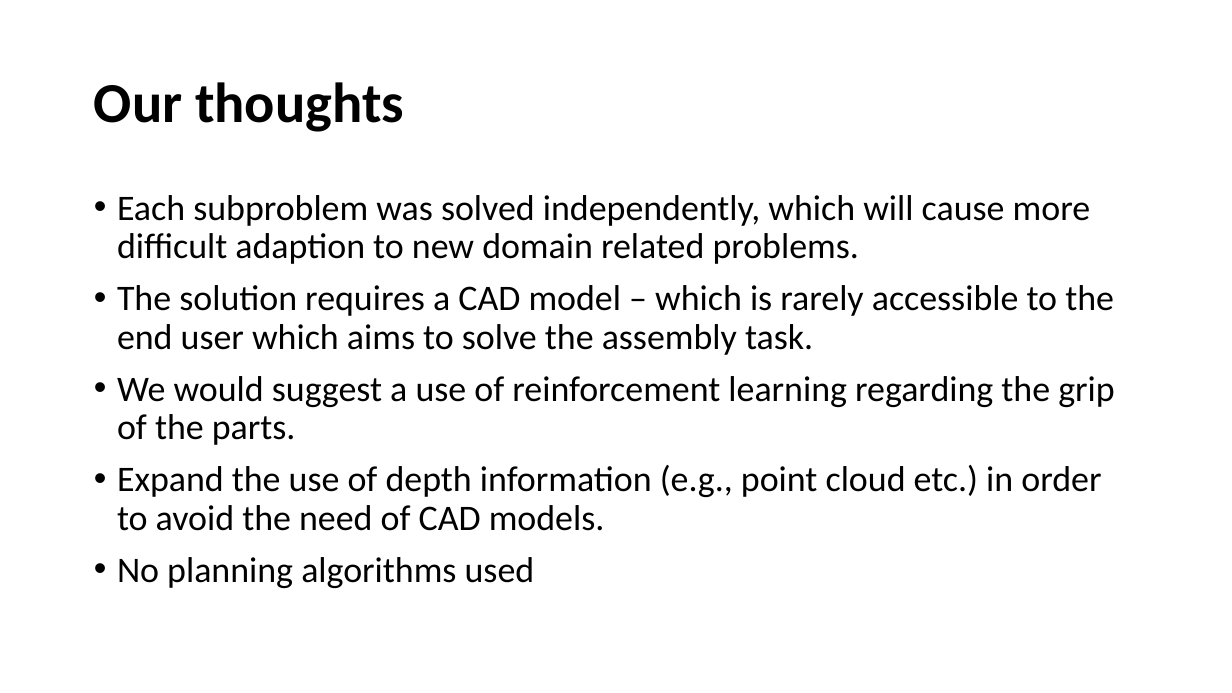
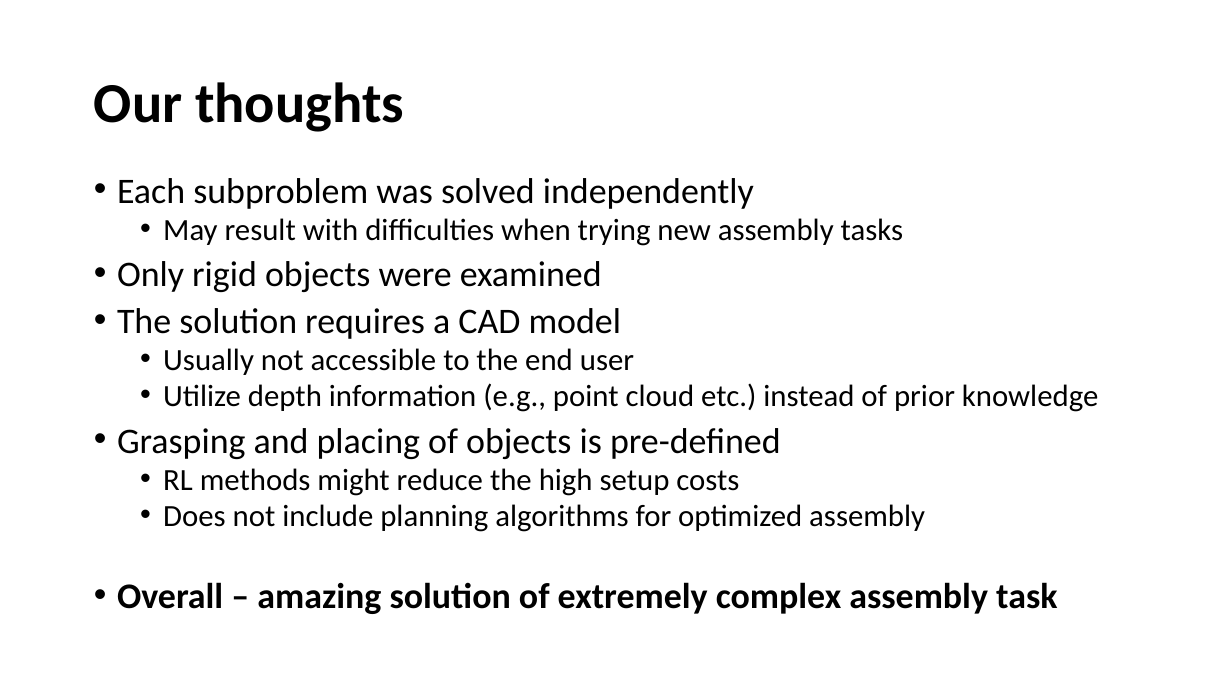
Before and after one commit to farjon/IRS_course, a slide deck: slide 10 of FinalProject/FinalProject.pptx (slide 11 before the commit). Drawn at 1232x693 pixels with LibreOffice and Linux fonts; fonts in the diff are those of the drawing. Boxes give left, top, right and bottom in pixels: in the first picture for what was removed or moved away, otherwise in the second. Text is boxed around its words. In the diff, an @@ line names an element or a change of style, - is before the commit and + after.

Commit message:
presentation finished v1

```diff
--- a/FinalProject/FinalProject.pptx
+++ b/FinalProject/FinalProject.pptx
@@ text at (x1=117, y1=178, x2=1098, y2=614): text changed; size 28 to 24 pt @@
-• Each subproblem was solved independently, which will cause more difficult adaption to new domain related problems.
-• The solution requires a CAD model – which is rarely accessible to the end user which aims to solve the assembly task.
-• We would suggest a use of reinforcement learning regarding the grip of the parts.
-• Expand the use of depth information (e.g., point cloud etc.) in order to avoid the need of CAD models.
-• No planning algorithms used
+• Each subproblem was solved independently
+  • May result with difficulties when trying new assembly tasks
+• Only rigid objects were examined
+• The solution requires a CAD model
+  • Usually not accessible to the end user
+  • Utilize depth information (e.g., point cloud etc.) instead of prior knowledge
+• Grasping and placing of objects is pre-defined
+  • RL methods might reduce the high setup costs
+  • Does not include planning algorithms for optimized assembly
+• Overall – amazing solution of extremely complex assembly task
```
Also in this commit, not shown: 2 other slides changed, 1 slide added, 2 slides removed, 1 other file.
